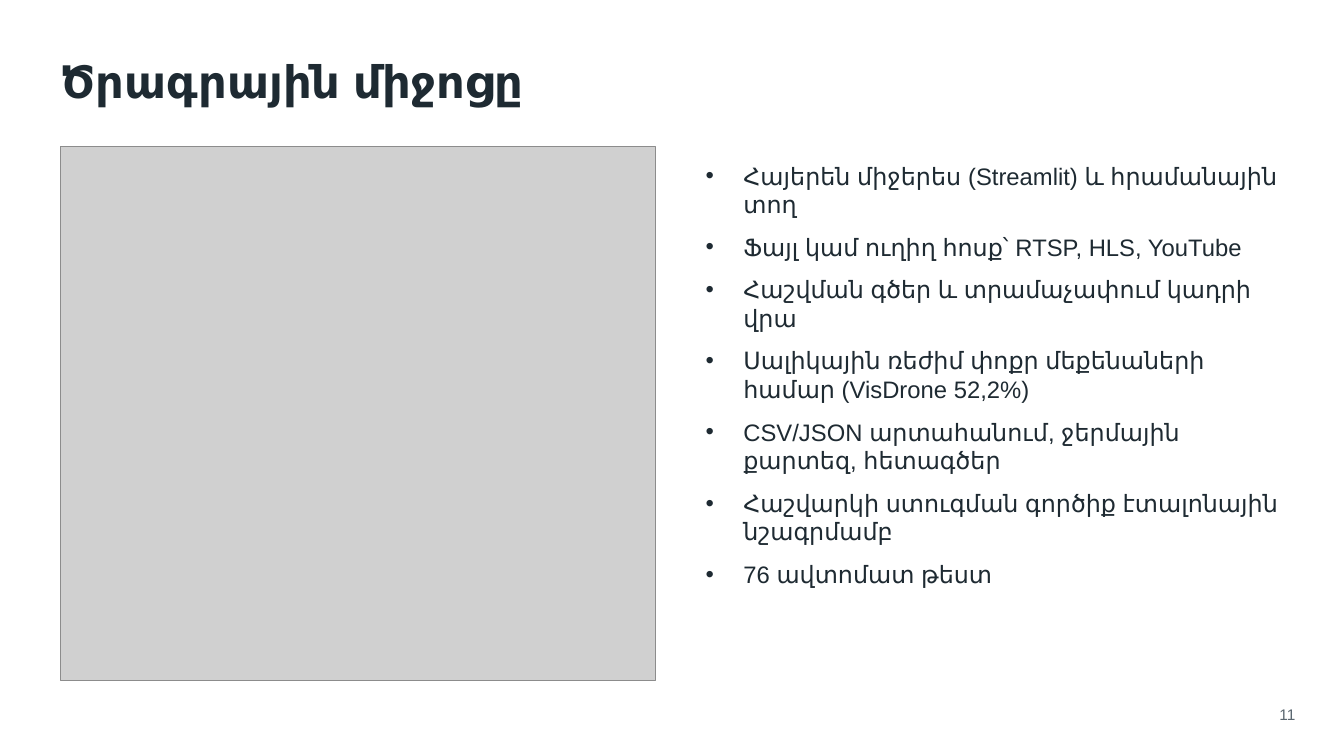
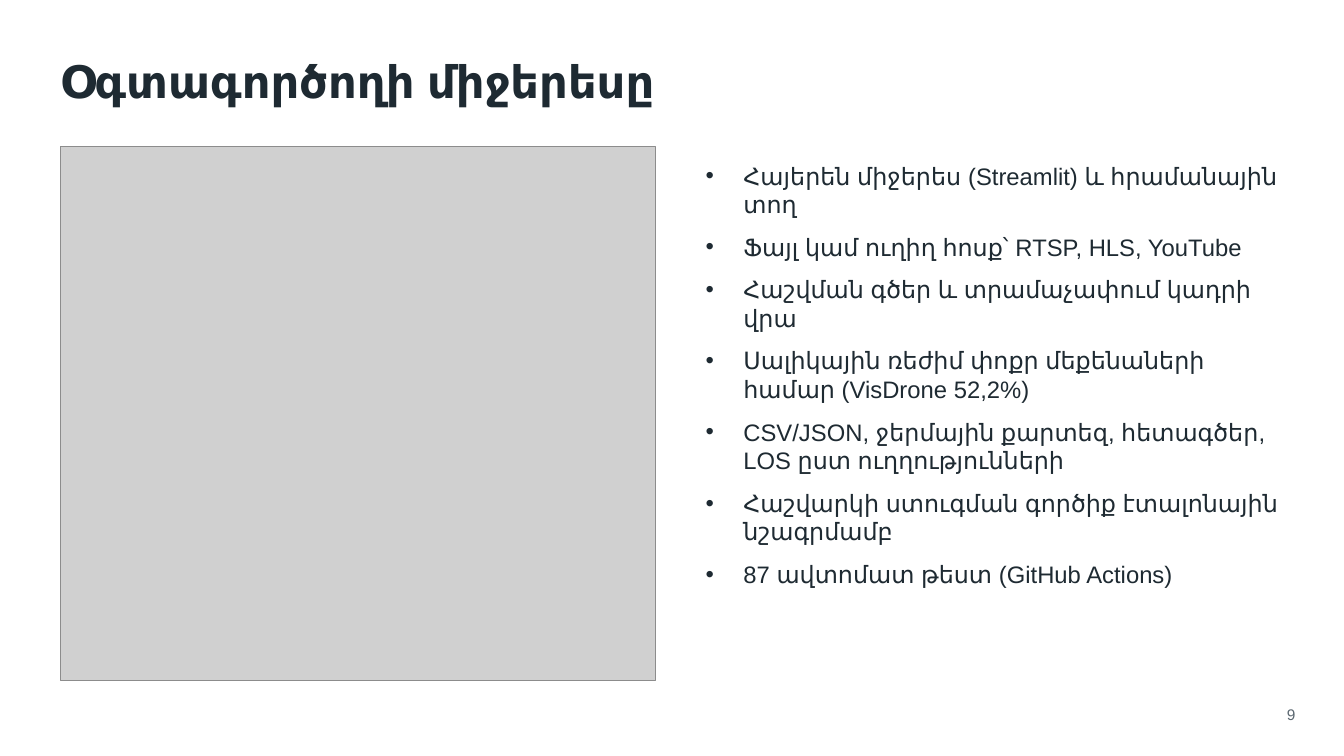
Before and after one commit to marrr862/traffic-cnn, a slide deck: slide 9 of thesis/presentation/DEFENSE.pptx (slide 11 before the commit). Drawn at 1344x756 pixels with LibreOffice and Linux fonts; fonts in the diff are those of the drawing; grey boxes stand for pictures. Boxes give left, top, right and bottom in pixels: in the first picture for what was removed or moved away, otherwise in the second. Text is boxed around its words. In the diff, an @@ line names an element or a change of style, - is before the commit and + after.

```diff
--- a/thesis/presentation/DEFENSE.pptx
+++ b/thesis/presentation/DEFENSE.pptx
@@ title at bbox=[60, 64, 654, 108]: text changed @@
-Ծրագրային միջոցը
+Օգտագործողի միջերեսը
@@ text at bbox=[743, 423, 1258, 474]: text changed @@
-• CSV/JSON արտահանում, ջերմային քարտեզ, հետագծեր
+• CSV/JSON, ջերմային քարտեզ, հետագծեր, LOS ըստ ուղղությունների
@@ text at bbox=[743, 565, 1172, 588]: text changed @@
-• 76 ավտոմատ թեստ
+• 87 ավտոմատ թեստ (GitHub Actions)
@@ page number at bbox=[1287, 709, 1296, 720]: text changed @@
-11
+9
```
Also in this commit, not shown: 5 other slides changed, 8 slides added, 4 slides removed, 15 other files.
